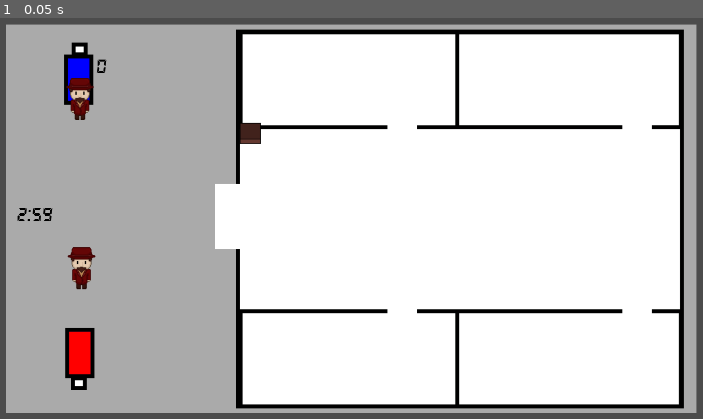
Above: before the commit, frame 1.
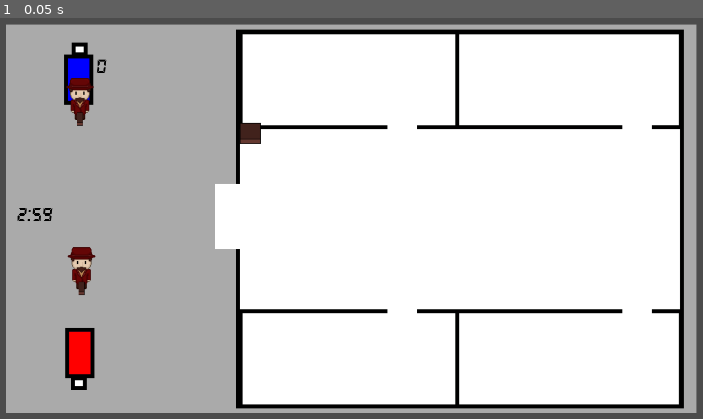
Above: after the commit, the same moment.

Repository: iarzuaga/willbros
Game: Godot game, scene res://Scenes/game_manager.tscn
The game is run twice, just before and just after one commit, with the same random seed, the same clock (stepped at 60 frames per second) and the same inputs.
Inputs:
- Up to frame 1 (0.05 s): no input

The runs differ from the first frame. In frame 1, less than 0.1% of the frame differs, in the area x 10-13%, y 23-70%.

Commit message:
Improvements to throw

Diff:
--- a/WllBrosProject/Scenes/player.tscn
+++ b/WllBrosProject/Scenes/player.tscn
@@ -14,7 +14,7 @@
 custom_solver_bias = 0.0
 extents = Vector2( 7.12863, 21.019 )
 
-[node name="player" type="KinematicBody2D" groups=[
+[node name="player" type="KinematicBody2D" index="0" groups=[
 "brother",
 ]]
 
@@ -74,6 +74,6 @@
 
 [node name="collision_render" type="Sprite" parent="pick_area" index="1"]
 
-visible = false
+position = Vector2( -0.0968895, -0.182941 )
 scale = Vector2( 0.443758, 1 )
 texture = ExtResource( 3 )
--- a/WllBrosProject/Scripts/Player.gd
+++ b/WllBrosProject/Scripts/Player.gd
@@ -109,9 +109,10 @@
 			object.get_parent().remove_child(object)
 
 func attack():
-	attack_vel = speed * 0.10 * vel_i.normalized()
-	var attack_action = move_and_collide(attack_vel)
-	if attack_action:
-		var brother_full = attack_action.get_collider_shape().get_parent()
-		if  brother_full.is_in_group("brother") and brother_full.object_grabbed:
-			brother_full.interact(brother_full.object_grabbed, self)
+	if not self.object_grabbed:
+		attack_vel = speed * 0.10 * vel_i.normalized()
+		var attack_action = move_and_collide(attack_vel)
+		if attack_action:
+			var brother_full = attack_action.get_collider_shape().get_parent()
+			if  brother_full.is_in_group("brother") and brother_full.object_grabbed:
+				brother_full.interact(brother_full.object_grabbed, self)
--- a/WllBrosProject/Scripts/Truck.gd
+++ b/WllBrosProject/Scripts/Truck.gd
@@ -7,7 +7,6 @@
 	var obj = area.get_overlapping_bodies()
 
 	if obj:
-		print(obj[0])
 		if obj[0].is_in_group("object") or true:
 		  var value = obj[0].value
 		  score += value
